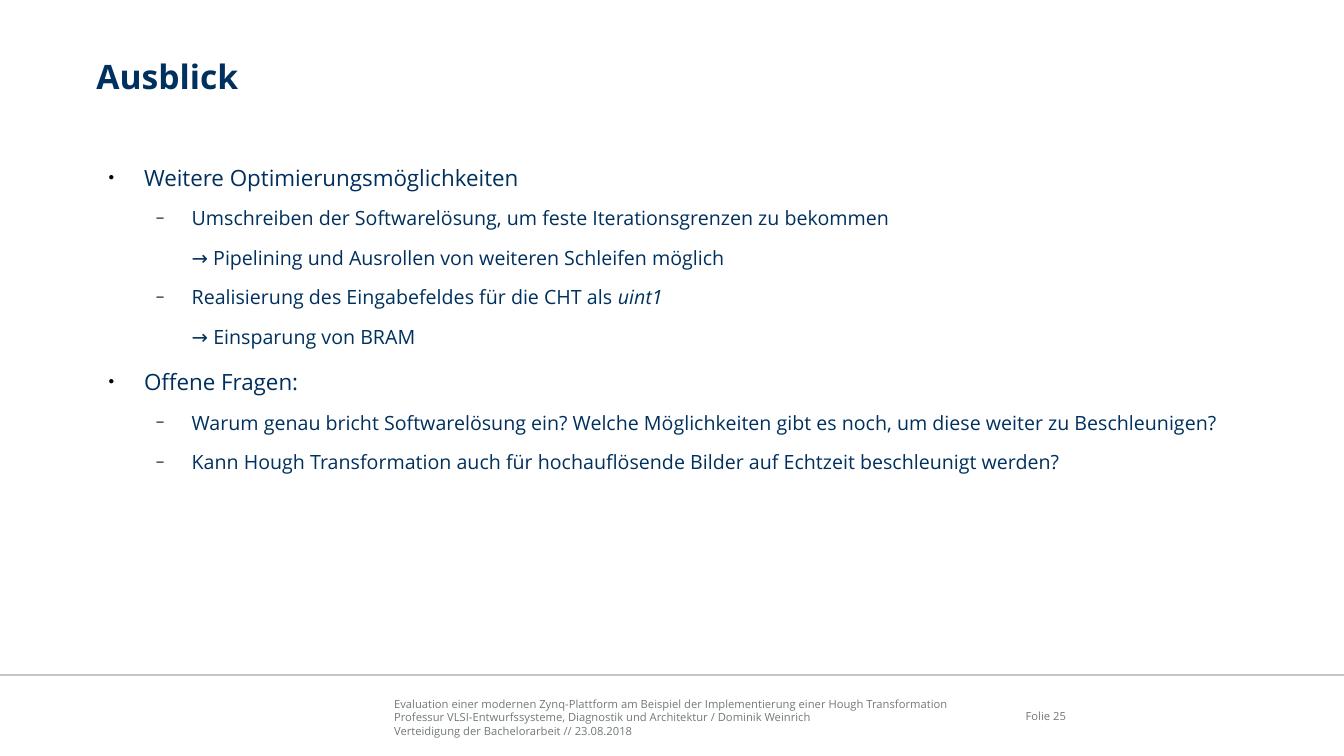
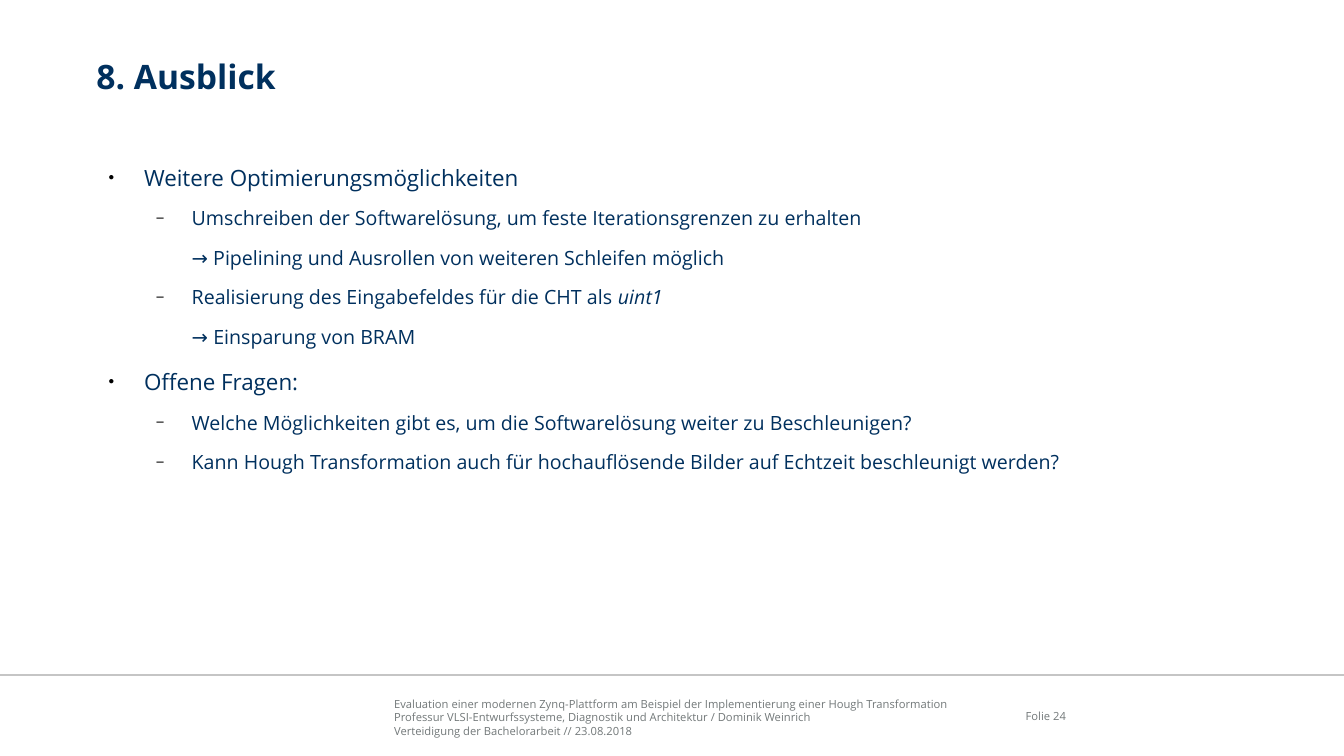
Before and after one commit to freeDom-/hough, a slide deck: slide 24 of Verteidigung/Verteidigung.odp (slide 25 before the commit). Drawn at 1344x756 pixels with LibreOffice and Linux fonts; fonts in the diff are those of the drawing; background and template pictures are left out. Boxes give left, top, right and bottom in pixels: in the first picture for what was removed or moved away, otherwise in the second. Text is boxed around its words. In the diff, an @@ line names an element or a change of style, - is before the commit and + after.

```diff
--- a/Verteidigung/Verteidigung.odp
+++ b/Verteidigung/Verteidigung.odp
@@ title at box(96, 63, 276, 90): text changed @@
-Ausblick
+8. Ausblick
@@ text at box(192, 210, 862, 230): text changed @@
-  − Umschreiben der Softwarelösung, um feste Iterationsgrenzen zu bekommen
+  − Umschreiben der Softwarelösung, um feste Iterationsgrenzen zu erhalten
@@ text at box(192, 415, 912, 435): text changed @@
-  − Warum genau bricht Softwarelösung ein? Welche Möglichkeiten gibt es noch, um diese weiter zu Beschleunigen?
+  − Welche Möglichkeiten gibt es, um die Softwarelösung weiter zu Beschleunigen?
@@ page number at box(1026, 711, 1066, 720): text changed @@
-Folie 25
+Folie 24
```
Also in this commit, not shown: 24 other slides changed, 2 slides removed, 4 other files.
